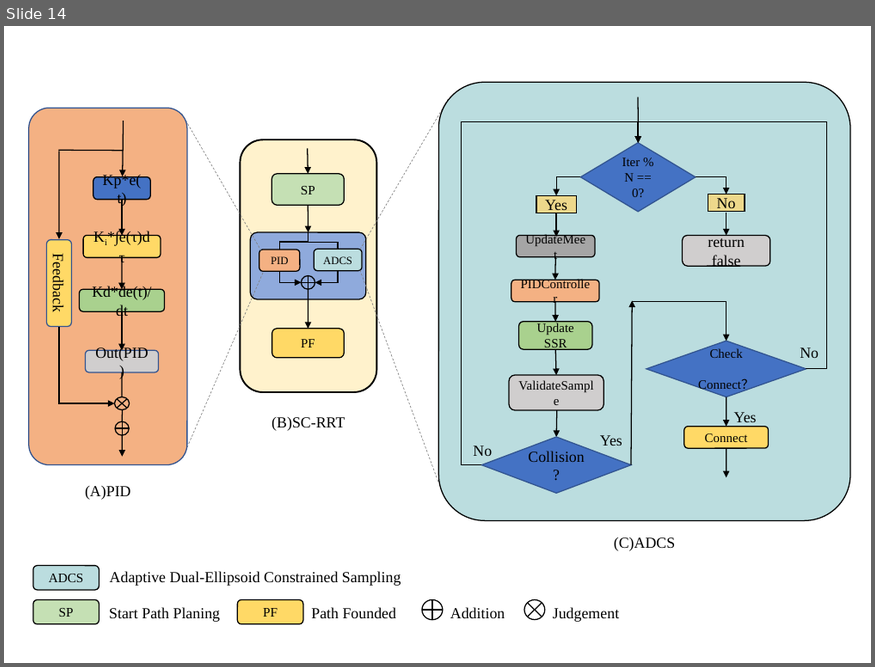
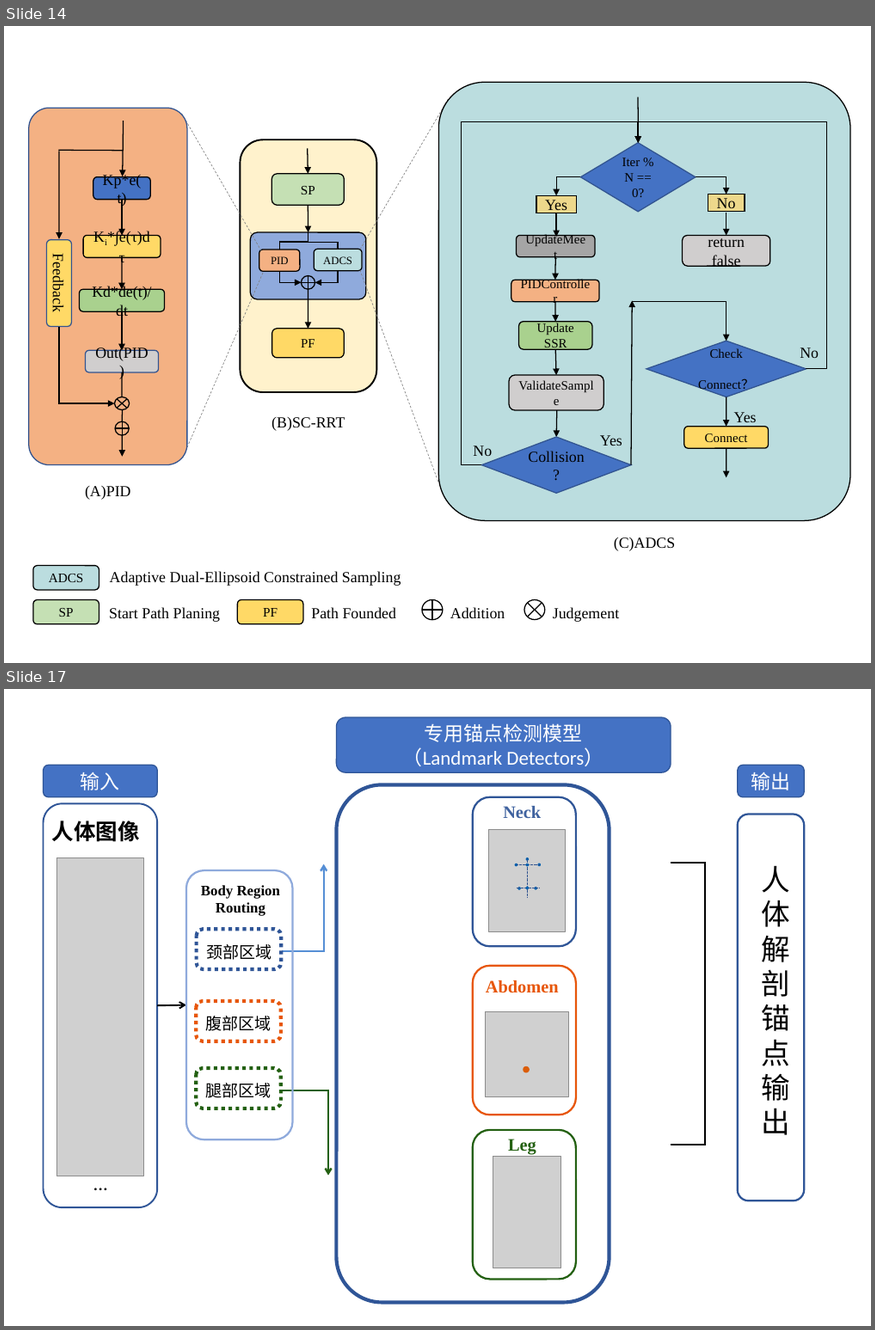
Before and after one commit to Montage-debug/Obesidian, a slide deck: 01-项目实践/机械革命项目/穴位识别算法/初稿/流程图绘制模板4.0.pptx. Shown one above the other, each under a label of ours: slide 14 before the commit, slides 14 and 17 after it; the slides between them are not shown. The pictures are 875x667 and 875x1330 pixels, drawn with LibreOffice and Linux fonts; fonts in the diff are those of the drawing; grey boxes stand for pictures; background and template pictures are left out. Boxes give left, top, right and bottom in pixels: in the first picture for what was removed or moved away, otherwise in the second. Text is boxed around its words. In the diff, an @@ line names an element or a change of style, - is before the commit and + after.

```diff
--- a/01-项目实践/机械革命项目/穴位识别算法/初稿/流程图绘制模板4.0.pptx
+++ b/01-项目实践/机械革命项目/穴位识别算法/初稿/流程图绘制模板4.0.pptx
@@ slide 17 added at (4, 689, 871, 1326), background #FFFFFF @@
@@ rounded rectangle added at (336, 717, 671, 772), fill #4472C4, outline #2F5597 1 pt, 18 pt, text #FFFFFF @@
+专用锚点检测模型
+（Landmark Detectors）
@@ rounded rectangle added at (44, 765, 158, 797), fill #4472C4, outline #2F5597 1 pt, 18 pt, text #FFFFFF @@
+输入
@@ rounded rectangle added at (738, 765, 804, 797), fill #4472C4, outline #2F5597 1 pt, 18 pt, text #FFFFFF @@
+输出
@@ rounded rectangle added at (336, 784, 609, 1302), outline #2F5597 3.25 pt @@
@@ rounded rectangle added at (44, 803, 158, 1208), outline #2F5597 1.5 pt @@
@@ group added at (473, 797, 577, 1280): 8 ellipses, 3 pictures, 3 lines, 3 rounded rectangles, 3 texts @@
+Leg
+Abdomen
+Neck
@@ rounded rectangle added at (738, 814, 804, 1201), outline #2F5597 1.75 pt @@
@@ text added at (52, 821, 140, 842), 20 pt, text #000000, bold @@
+人体图像
@@ picture added at (57, 858, 143, 1176) @@
@@ elbow arrow added from (282, 951) to (324, 864), #558ED5 1.75 pt @@
@@ elbow line added from (671, 863) to (705, 1002), #000000 1.75 pt @@
@@ text added at (761, 865, 790, 1135), 26.4 pt, text #000000 @@
+人
+体
+解
+剖
+锚
+点
+输
+出
@@ group added at (186, 870, 293, 1140): 4 rounded rectangles, 4 texts @@
+颈部区域
+腹部区域
+腿部区域
+Body Region Routing
@@ arrow added from (157, 1005) to (186, 1005), #000000 1.5 pt @@
@@ elbow line added from (671, 1145) to (705, 1002), #000000 1.75 pt @@
@@ elbow arrow added from (281, 1090) to (328, 1176), #236011 1.75 pt @@
@@ text added at (44, 1167, 159, 1202), 18 pt, text #000000 @@
+...
```
Also in this commit, not shown: 2 other slides added, 16 other files.
